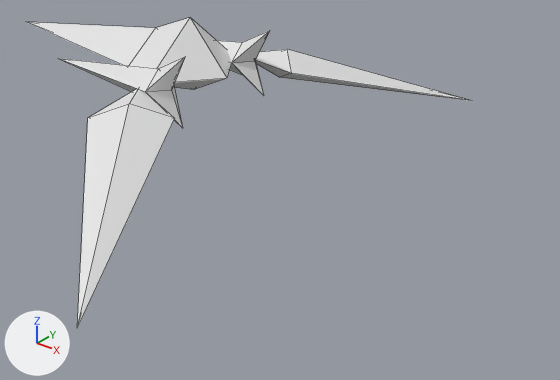
Renders of the FBX model Assets/Models/awingRig.fbx from each side of a commit.
The view is the same before and after, from a camera (50 mm lens) standing at (7.28, -7.21, 3.12) and looking at (1.26, 0.32, -1.55). Arrows for +X, +Y and +Z are at lower left; the lights stay in place. Mesh edges are drawn as thin lines. Where no turn or scale is listed for an object, it has been applied to the vertices.

The first picture shows 'body', 'boosters', 'l_wing', 'r_wing'.
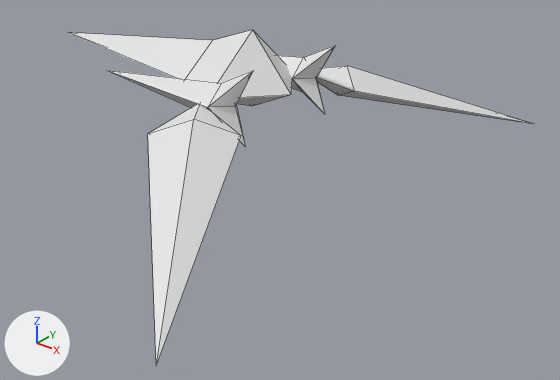
Commit message: Updated player model to separate boosters

What changed in the scene script:
```text
Add me_cube_001:
    me_cube_001.from_pydata([(-1.95, 0.0, 0.0), (0.34, 0.0, 0.0), (0.12, 0.24, -0.01), (0.12, 0.01, 0.24), (0.12, -0.01, -0.24), (0.12, -0.24, 0.0), (0.62, 0.02, 0.49), (0.5, -0.02, -0.47)], [], [(5, 7, 1), (0, 4, 5), (3, 6, 2), (2, 0, 3), (0, 2, 4), (5, 3, 0), (1, 6, 5), (4, 7, 5), (2, 6, 1), (5, 6, 3), (2, 7, 4), (1, 7, 2)])
Add me_cube_002_1:
    me_cube_002_1.from_pydata([(-1.85, 0.0, 0.0), (0.44, 0.0, 0.0), (0.22, -0.24, 0.01), (0.22, 0.01, 0.24), (0.22, -0.01, -0.24), (0.22, 0.24, -0.01), (0.72, 0.02, 0.49), (0.6, -0.02, -0.46)], [], [(5, 1, 7), (0, 5, 4), (3, 2, 6), (2, 3, 0), (0, 4, 2), (5, 0, 3), (1, 5, 6), (4, 5, 7), (2, 1, 6), (5, 3, 6), (2, 4, 7), (1, 2, 7)])
Change ob_l_wing:
    ob_l_wing.location: (0.0, -0.96, 0.0) -> (1.06, -0.96, 0.03)
    ob_l_wing.rotation_euler: (0.0, 1.309, -2.239) -> (0.0736, 1.282, -2.168)  # degrees (0, 75, -128) -> degrees (4.2, 73, -124)
Change ob_r_wing:
    ob_r_wing.location: (0.0, 0.96, 0.0) -> (1.06, 0.96, -0.03)
    ob_r_wing.rotation_euler: (0.0, 1.309, -2.239) -> (0.0736, 1.282, -2.168)  # degrees (0, 75, -128) -> degrees (4.2, 73, -124)
Change ob_body:
    ob_body.location: (0.0, 0.0, 0.0) -> (1.06, 0.0, 0.0)
    ob_body.rotation_euler: (0.0, 1.571, 0.0) -> (-1.571, 1.537, -1.571)  # degrees (0, 90, 0) -> degrees (-90, 88, -90)
Remove ob_boosters:
    ob_boosters = bpy.data.objects.new('boosters', me_cube_002)
    ob_boosters.location = (-0.02, 0.8, 0.0)
Add ob_l_booster:
    ob_l_booster = bpy.data.objects.new('l_booster', me_cube_001)
    ob_l_booster.location = (1.14, -0.8, 0.03)
Add ob_r_booster:
    ob_r_booster = bpy.data.objects.new('r_booster', me_cube_002_1)
    ob_r_booster.location = (1.04, 0.8, -0.03)
```

Pixel boxes (x1, y1, x2, y2) of what changed, in the pictures (560 x 380 px):
'l_wing', moved, turned
    before: (77, 89, 175, 327)
    after: (148, 104, 241, 365)
'body', moved, turned
    before: (27, 18, 232, 90)
    after: (67, 30, 292, 106)
'r_wing', moved, turned
    before: (256, 49, 471, 101)
    after: (316, 66, 533, 124)
'boosters', deleted
    before: (58, 31, 270, 128)
'l_booster', added
    after: (107, 70, 253, 146)
'r_booster', added
    after: (278, 45, 336, 113)
